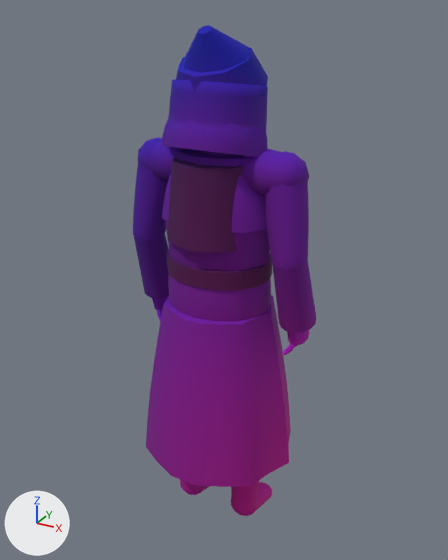
The glTF model assets/kit/skel_sister.glb, before and after one commit.
Both versions are drawn from a camera (50 mm lens) standing at (0.94, -1.673, 1.856) and looking at (-0.005, 0.044, 0.998). Every picture has the same lights, and +X, +Y and +Z are marked at lower left. The older version comes first. Vertices at exactly the same position are counted once.

Objects in the first picture: 'sister'.
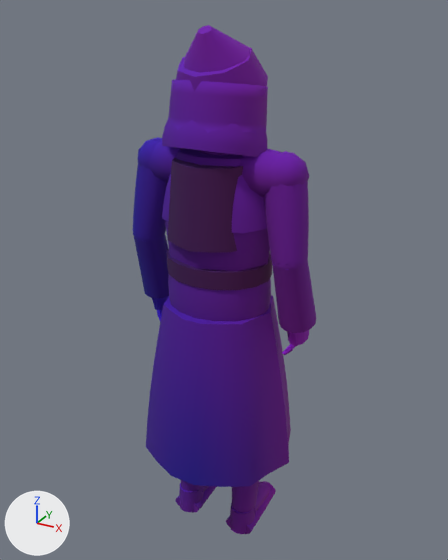
Changed parts and their boxes (x1, y1, x2, y2) in the pictures (448 x 560 px; the box of a moved part takes in the faces that stretch with it):
'sister', reshaped
    before: (133, 25, 316, 516)
    after: (133, 25, 316, 534)
part 1 of me_sister, moved or reshaped (mostly hidden before)
    before: (180, 484, 210, 495)
    after: (175, 486, 217, 512)
part 2 of me_sister, moved or reshaped (mostly hidden afterwards)
    before: (231, 482, 272, 516)
    after: (202, 486, 209, 492)
part 3 of me_sister, added
    after: (226, 482, 276, 534)
part 4 of me_sister, added
    after: (254, 481, 272, 513)
part 5 of me_sister, added (purple)
    after: (179, 483, 204, 513)
part 6 of me_sister, added (purple)
    after: (230, 503, 255, 534)
part 7 of me_sister, reshaped
    before: (184, 482, 201, 493)
    after: (184, 482, 256, 513)
part 8 of me_sister, recoloured
    both: (133, 25, 310, 512)

Patch to the scene script:
```diff
--- a/assets/kit/skel_sister.glb.py
+++ b/assets/kit/skel_sister.glb.py
@@ me_sister @@
 # used by ob_sister; location = (0.0, 0.0, 0.0)
-me_sister.from_pydata(...)  # 2449 vertices, 4640 faces; spans x -0.33..0.33, y -0.26..0.26, z 0.0..1.81
+me_sister.from_pydata(...)  # 2701 vertices, 5120 faces; spans x -0.33..0.33, y -0.26..0.26, z 0.0..1.81
+# me_sister part 1: the loose piece of 48 vertices spanning x -0.17..-0.06, y -0.04..0.17, z 0.0..0.15 is multiplied about its middle by the matrix ((1.094, 0.0, 0.0), (0.0, 1.124, -0.459), (0.0, 0.265, 0.698)), then moved by (0.0, -0.01, -0.04)
+# me_sister part 2: the loose piece of 48 vertices spanning x 0.06..0.17, y -0.04..0.17, z 0.0..0.15 is scaled about its middle by (0.869, 1.1, 0.838), then moved by (-0.23, 0.02, -0.01)
+# me_sister part 3: the loose piece of 48 vertices spanning x 0.06..0.17, y -0.04..0.17, z 0.0..0.15 is copied, and the copy is multiplied about its middle by the matrix ((1.094, 0.0, 0.0), (0.0, 1.124, -0.459), (0.0, 0.265, 0.698)), then moved by (0.0, -0.01, -0.04); it spans x 0.06..0.17, y -0.06..0.19, z 0.0..0.06
+# me_sister part 4: the loose piece of 48 vertices spanning x 0.06..0.17, y -0.04..0.17, z 0.0..0.15 is copied, and the copy is scaled about its middle by (0.869, 1.1, 0.838), then moved by (0.0, 0.02, -0.01); it spans x 0.07..0.17, y -0.03..0.2, z 0.0..0.13
+# me_sister part 5: a new loose piece of 36 vertices spanning x -0.16..-0.07, y -0.08..0.03, z 0.01..0.11, in mat_m_habit
+# me_sister part 6: a new loose piece of 36 vertices spanning x 0.07..0.16, y -0.08..0.03, z 0.01..0.11, in mat_m_habit
+# me_sister part 7
+# 5 vertices are removed from x -0.11..0.07, y -0.06..0.01, z 0.1..0.21
+# 32 faces are deleted
+# 89 vertices are added at x -0.16..0.16, y -0.07..0.04, z 0.05..0.21
+# 192 new faces join them, mat_m_habit
+# me_sister part 8: 4214 kept faces spanning x -0.33..0.33, y -0.26..0.26, z 0.1..1.81 get new vertex colours
 me_sister.materials.append(mat_m_habit)
```
